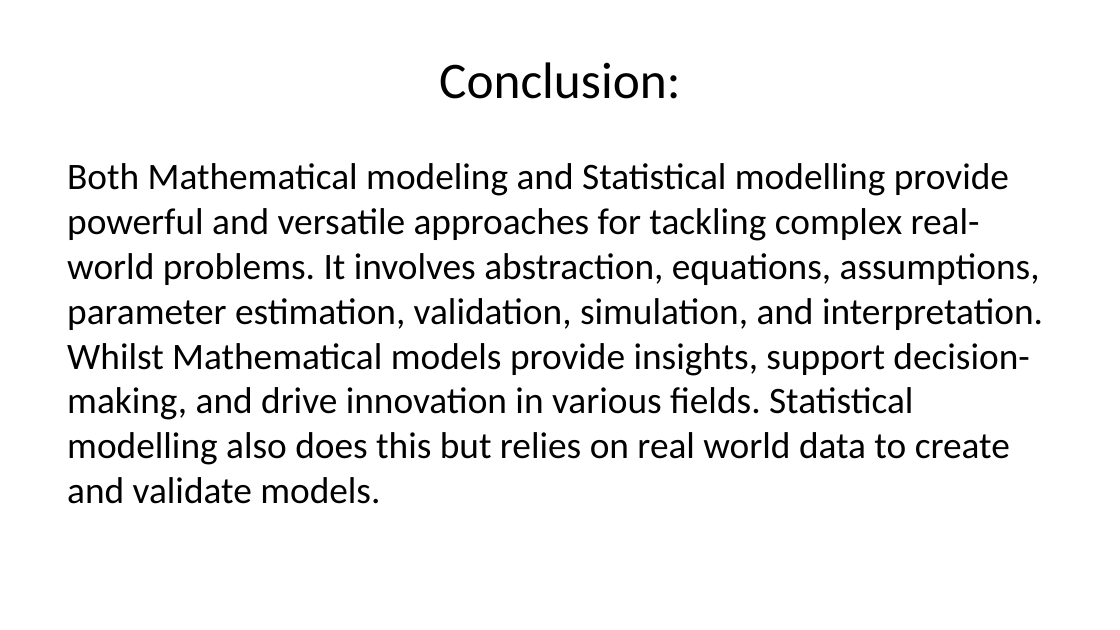
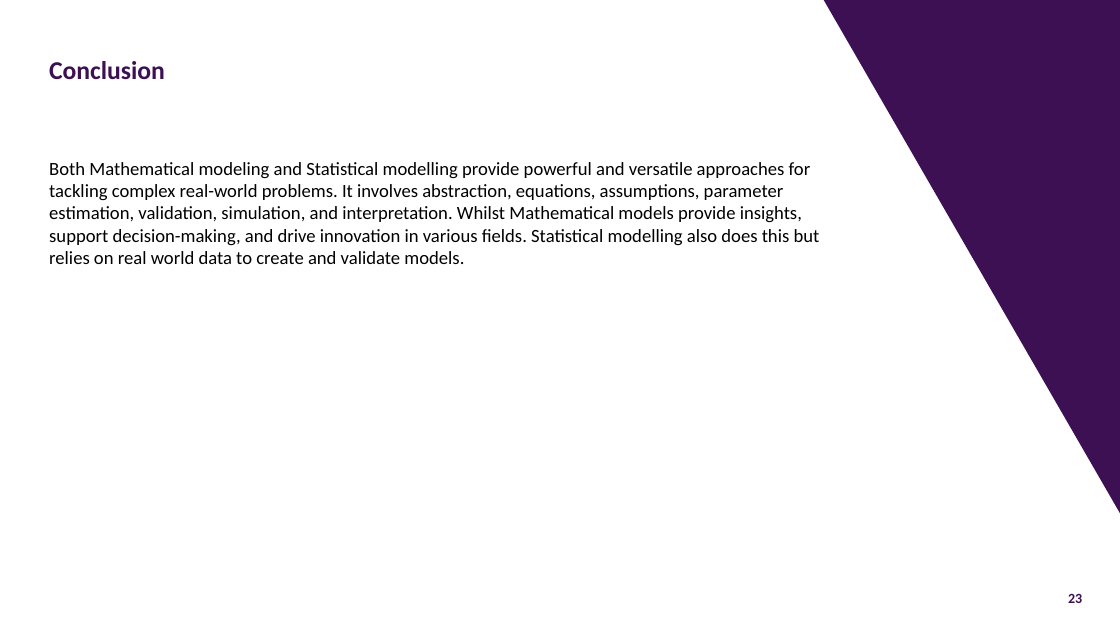
Before and after one commit to joe-alcantara/FP041, a slide deck: slide 23 of Week3d.pptx (slide 22 before the commit). Drawn at 1120x630 pixels with LibreOffice and Linux fonts; fonts in the diff are those of the drawing; background and template pictures are left out. Boxes give left, top, right and bottom in pixels: in the first picture for what was removed or moved away, otherwise in the second. Text is boxed around its words. In the diff, an @@ line names an element or a change of style, - is before the commit and + after.

```diff
--- a/Week3d.pptx
+++ b/Week3d.pptx
@@ right triangle added at (823,0,1120,513), fill #3C1053 @@
@@ title "Conclusion" at (49,61,165,79): vertical alignment middle to bottom @@
@@ title at (49,61,165,79): text changed; size 33 to 16.5 pt; text colour #000000 to #3C1053; bold on @@
-Conclusion:
+Conclusion
@@ text "Both Mathematical modeling and Statistical ...": place and size @@
-text "Both Mathematical modeling and Statistical ..." at (67,163,1043,504)
+text "Both Mathematical modeling and Statistical ..." at (49,162,820,264)
@@ text "Both Mathematical modeling and Statistical ..." at (49,162,820,264): size 24 to 12 pt; more space between paragraphs @@
@@ page number added at (1068,594,1082,603), 9 pt, text #3C1053, bold @@
+23
```
Also in this commit, not shown: 18 other slides changed, 3 slides added, 2 slides removed.
